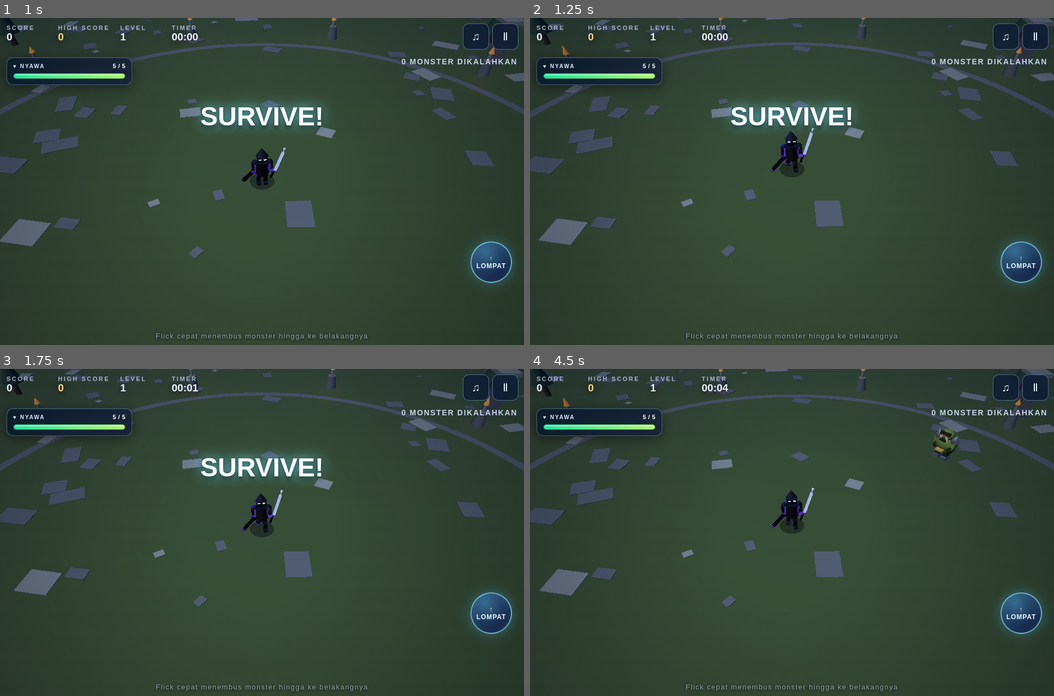
Above: before the commit, frames 1-4 (two rows, left to right).
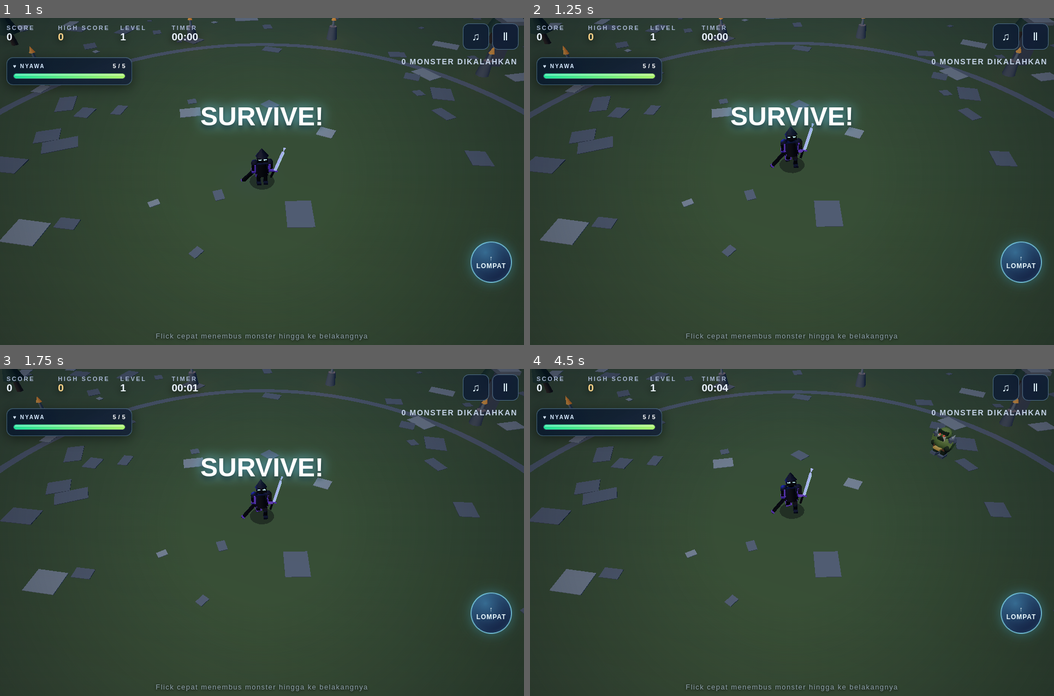
Above: after the commit, the same moments.

Repository: vexelkang-cell/gamepai
Game: browser game, page games/fliker-kill/index.html
Two runs of this game, one before a commit and one after it. Both use one fixed random seed, a clock stepped at 60 frames per second and the inputs below.
Inputs (mouse positions are in pixels of both pictures, inside the frame that each line leads up to):
- Up to frame 1 (1 s): click "PLAY" at 0.27 s
- Up to frame 2 (1.25 s): hold Up from 1.03 s (still down); click (792, 214) at 1.07 s
- Up to frame 3 (1.75 s): release Up at 1.33 s; hold Up 1.38-1.62 s; click (157, 499) at 1.67 s; hold Up from 1.67 s (still down)
- Up to frame 4 (4.5 s): release Up at 1.97 s; click "↑ LOMPAT" at 2.02 s; hold Up 2.02-2.25 s; click (896, 483) at 2.27 s; hold Up 2.3-2.6 s; tap Space at 2.52 s; hold Up 2.65-2.88 s; click (870, 597) at 2.87 s; hold Up 2.93-3.23 s; hold Up 3.28-3.52 s; click (661, 614) at 3.47 s; hold Up 3.57-3.87 s; hold Up 3.92-4.15 s; click (792, 467) at 4.07 s; hold Up from 4.2 s (still down)

Frame 1 is identical in both runs. In frame 2, 1.1% of the frame differs, in the area x 0-100%, y 0-74%; in frame 3, 3.7%; in frame 4, 4.4%.

Commit message:
Increase Fliker Kill jump height

Diff:
--- a/games/fliker-kill/index.html
+++ b/games/fliker-kill/index.html
@@ -279,7 +279,7 @@
 const bounded=destination.clone();bounded.x=THREE.MathUtils.clamp(bounded.x,-45.5,45.5);bounded.z=THREE.MathUtils.clamp(bounded.z,-45.5,45.5);
 if(target)sound('tele');styleEffects(origin,bounded);hero.position.copy(bounded)
 }
-function jump(){if(state!=='playing'||jumpTime>0||hero.position.y>.02||attackAnim>0||hero.userData.mode==='hurt')return;jumpTime=jumpDuration;jumpVelocity=7.4;initAudio();tone(260,.12,'triangle',.035,620)}
+function jump(){if(state!=='playing'||jumpTime>0||hero.position.y>.02||attackAnim>0||hero.userData.mode==='hurt')return;jumpTime=jumpDuration;jumpVelocity=9.2;initAudio();tone(260,.12,'triangle',.035,620)}
 function hurt(){if(invuln>0)return;lives--;invuln=1.25;hero.userData.mode='hurt';hero.userData.modeTime=0;shake=.25;sound('hurt');$('hit-flash').style.opacity='.28';setTimeout(()=>$('hit-flash').style.opacity='0',120);updateHud();if(lives<=0)gameOver()}
 function resetMotion(){jumpTime=0;jumpVelocity=0;hero.position.y=0;const a=hero.userData;a.mode='idle';a.modeTime=0;a.p …(366 unchanged characters)…
 function stepDust(x,z){const m=new THREE.MeshBasicMaterial({color:0x9aa8a9,transparent:true,opacity:.22,depthWrite:fals …(222 unchanged characters)…
